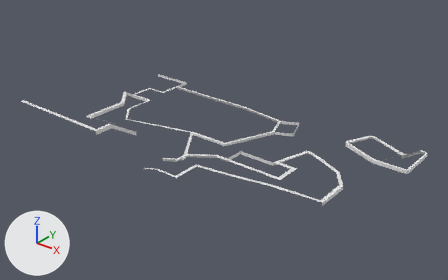
One commit to the FBX model Steel Heel Jam/Assets/Art/Meshes/Powerhouse/SM_Trim_03.fbx: the scene before it, then after it.
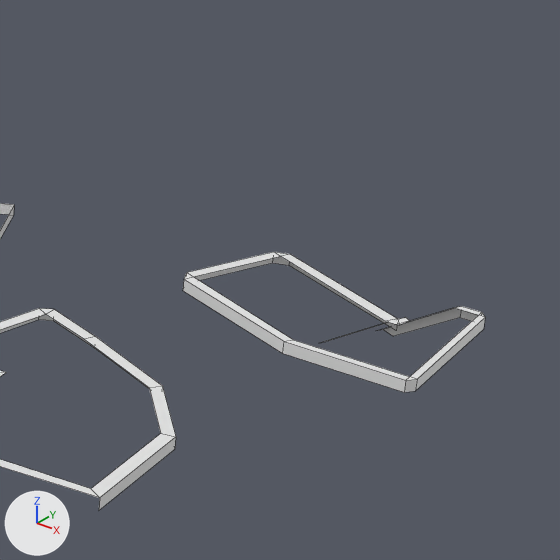
Each version appears first whole from a 50 mm camera at (71.2, -99.9, 58.6) aimed at (-1.0, -9.5, 2.6), and next in a close-up on the part from 66% to 100% of the width and 24% to 78% of the height. The lights are fixed; the arrows at lower left show +X, +Y and +Z. The close-ups show mesh edges as thin lines. Materials are left out; every surface is plain grey.

In view in the first close-up: 'SM_Trim_03'.
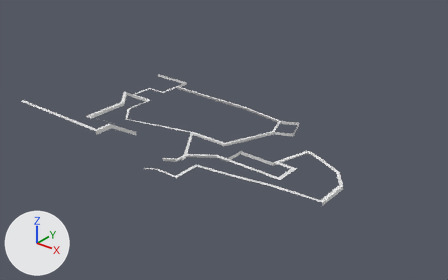
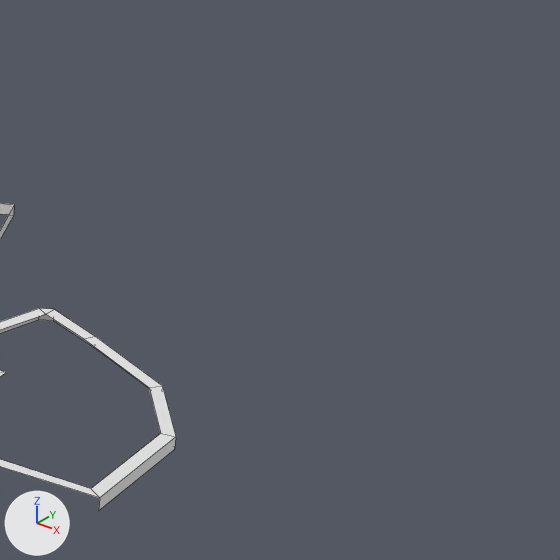
Location of each change, [x1, y1, x2, y2] in pixels of the close-ups (560 x 560 px):
'SM_Trim_03', reshaped: before [0, 203, 485, 510]; after [0, 203, 176, 510]
part 1 of me_plane_002, deleted: before [183, 252, 485, 392]

What changed in the scene script:
```text
Change me_plane_002:
    where me_plane_002.from_pydata(...)  # 160 vertices, 93 faces; spans x -41.0..35.5, y -30.0..10.0, z 0.5..7.5
    used by ob_sm_trim_03; location = (0.0, 0.0, 0.0)
    me_plane_002 part 1: the loose piece of 37 vertices spanning x 20.8..35.5, y -2.0..10.0, z 0.5..4.5 is deleted
```
